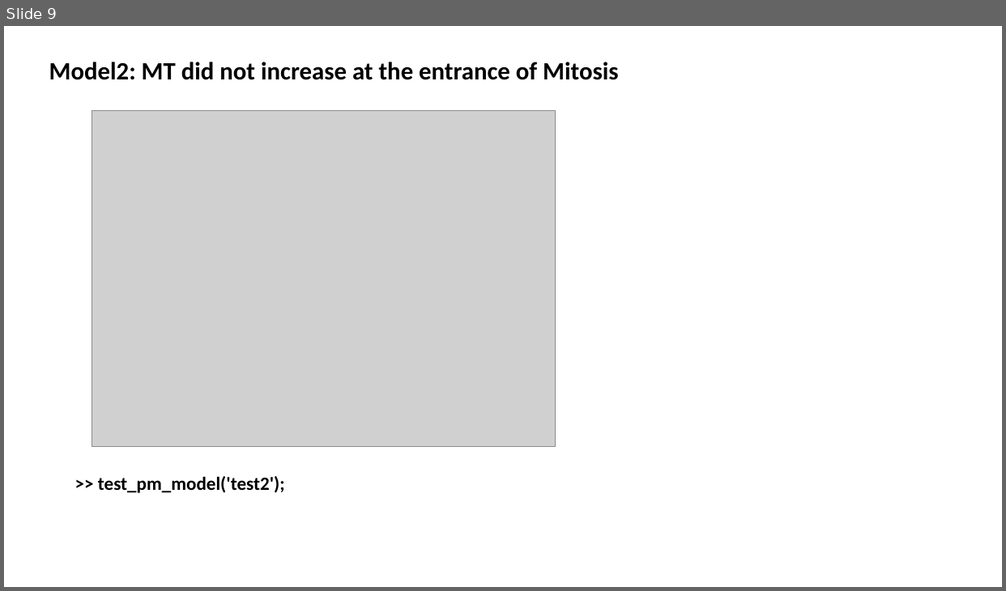
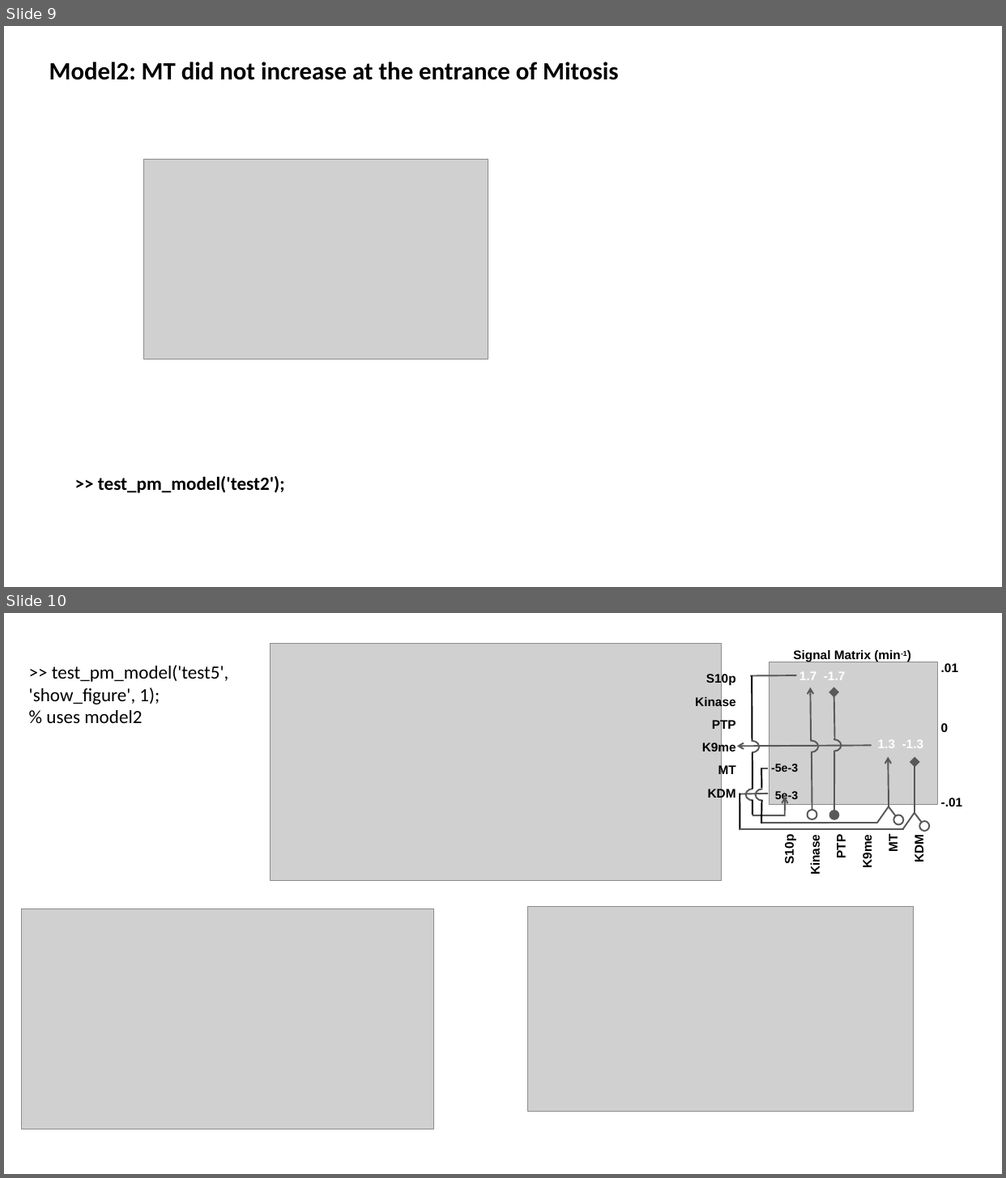
Before and after one commit to lu6007/fluocell, a slide deck: app/model/result_0211_2017.pptx. Shown one above the other, each under a label of ours: slide 9 before the commit, slides 9 and 10 after it. The pictures are 1006x591 and 1006x1178 pixels, drawn with LibreOffice and Linux fonts; fonts in the diff are those of the drawing; grey boxes stand for pictures. Boxes give left, top, right and bottom in pixels: in the first picture for what was removed or moved away, otherwise in the second. Text is boxed around its words. In the diff, an @@ line names an element or a change of style, - is before the commit and + after.

Commit message:
Update the phosphorylation methylation model

```diff
--- a/app/model/result_0211_2017.pptx
+++ b/app/model/result_0211_2017.pptx
@@ slide 10 added at <box>4,613,1002,1174</box>, background #FFFFFF @@
@@ picture added at <box>270,644,721,881</box> @@
@@ text added at <box>29,665,229,723</box>, 18 pt, text #000000 @@
+>> test_pm_model('test5', 'show_figure', 1);
+% uses model2
@@ group added at <box>695,650,962,864</box>: 17 lines, 7 texts, 7 arrows, 5 arc (boxed as its full ellipse)s, 3 ellipses, 1 picture @@
+Signal Matrix (min-1)
+S10p
+Kinase
+PTP
+K9me
+MT
+KDM
+S10p
+Kinase
+PTP
+K9me
+MT
+KDM
+1.7 -1.7
+1.3 -1.3
+.01
+0
+-.01
+-5e-3
+5e-3
@@ picture added at <box>21,909,434,1130</box> @@
@@ picture added at <box>528,907,914,1112</box> @@
@@ slide 9 changed as well @@
@@ picture removed at <box>91,110,555,446</box> @@
@@ picture added at <box>144,160,488,360</box> @@
```
Also in this commit, not shown: 8 other slides changed, 3 other files.
